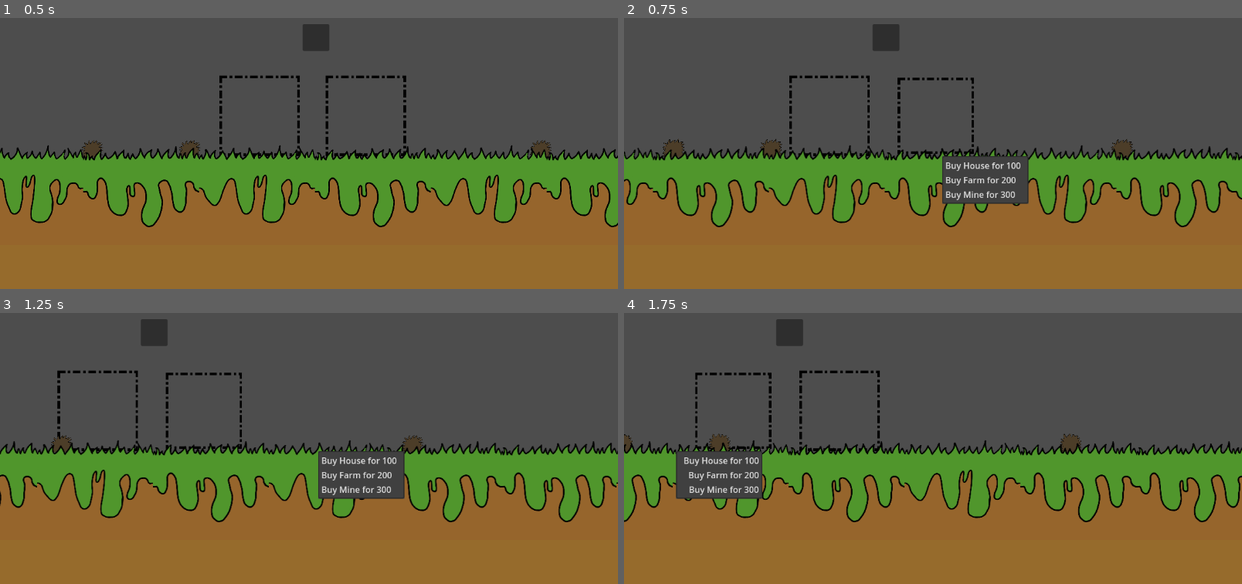
Above: before the commit, frames 1-4 (two rows, left to right).
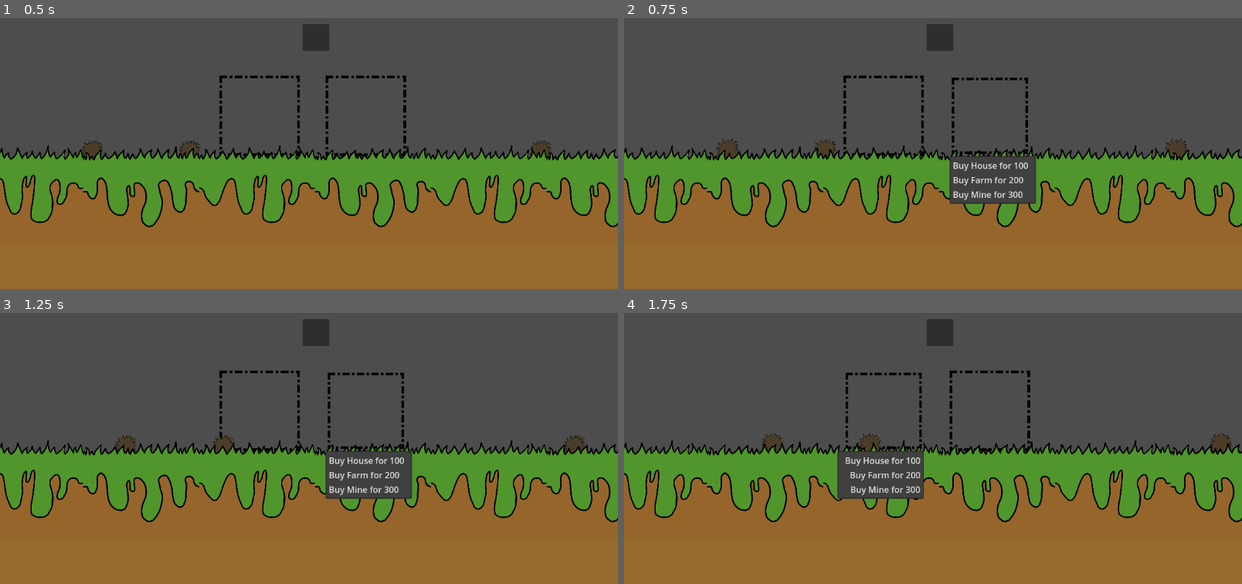
Above: after the commit, the same moments.

Repository: AncientEntity/LD56
Game: Godot game, scene res://Scenes/game_scene.tscn
The game is run twice, just before and just after one commit, with the same random seed, the same clock (stepped at 60 frames per second) and the same inputs.
Inputs (mouse positions are in pixels of both pictures, inside the frame that each line leads up to; where the layout moved, square brackets give the same spot in the first picture):
- Up to frame 1 (0.5 s): no input
- Up to frame 2 (0.75 s): click (988, 115) at 0.5 s
- Up to frame 3 (1.25 s): no input
- Up to frame 4 (1.75 s): click (883, 410) [722, 410] at 1.25 s

Frame 1 is identical in both runs. In frame 2, 14% of the frame differs, in the area x 0-100%, y 2-78%; in frame 3, 14%; in frame 4, 17%.

Commit message:
fixed camera

Diff:
--- a/Scripts/camera_2d.gd
+++ b/Scripts/camera_2d.gd
@@ -8,29 +8,18 @@
 
 var baseResolution = [1152,648]
 
-# Called when the node enters the scene tree for the first time.
-func _ready() -> void:
-	update_positions()
-
 # Called every frame. 'delta' is the elapsed time since the previous frame.
 func _process(delta: float) -> void:
-	update_positions()
 	var mouse_position = get_viewport().get_mouse_position()
-	if mouse_position.x < left_boundry:
-		if(mouse_position.x >= (left_boundry) - (viewport_size.x - right_boundry)):
-			position.x -= moveSpeed * delta * (1 - mouse_position.x/left_boundry)
-	elif mouse_position.x > right_boundry:
-		if(mouse_position.x <= viewport_size.x):
-			position.x += moveSpeed * delta * (1 - (viewport_size.x - mouse_position.x)/right_boundry)
+	var mouseXPercent = mouse_position.x / get_window().content_scale_size.x
+	if mouseXPercent <= screen_delta:
+		position.x -= moveSpeed * delta * (1 - mouseXPercent/screen_delta)
+	elif 1.0 - mouseXPercent <= screen_delta:
+		position.x += moveSpeed * delta * (1 - (1 - mouseXPercent)/screen_delta)
+	print(mouseXPercent,", ", mouse_position.x,", ", get_window().content_scale_size.x)
 
 	if Input.is_action_just_pressed("toggleFullscreen"):
 		if DisplayServer.window_get_mode() == DisplayServer.WINDOW_MODE_WINDOWED:
 			DisplayServer.window_set_mode(DisplayServer.WINDOW_MODE_FULLSCREEN)
 		else:
 			DisplayServer.window_set_mode(DisplayServer.WINDOW_MODE_WINDOWED)
-
-#updates all variable vector positions
-func update_positions() -> void:
-	viewport_size = get_viewport().get_size()
-	left_boundry = viewport_size.x * (0.5 - screen_delta)
-	right_boundry = viewport_size.x * (0.5 + screen_delta)
